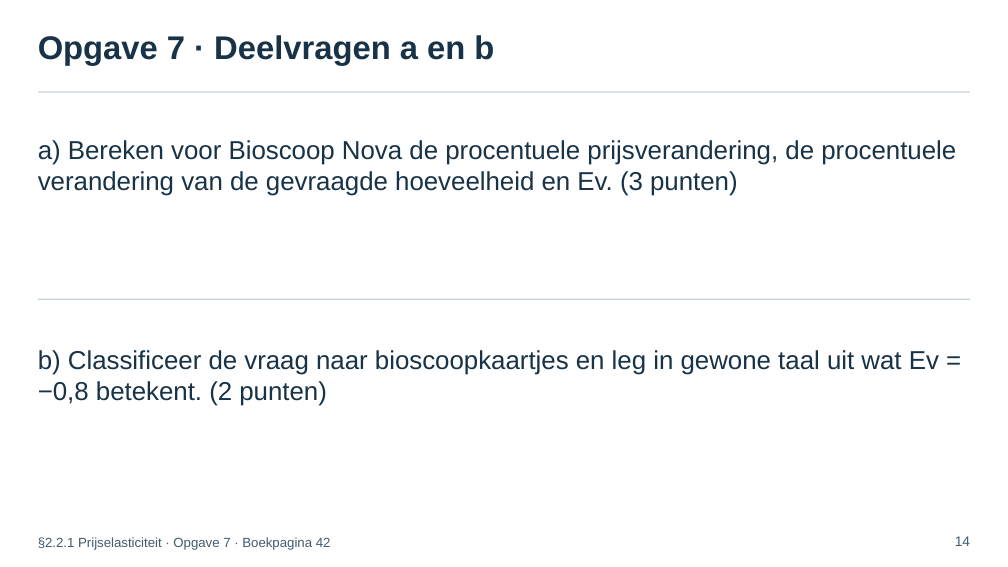
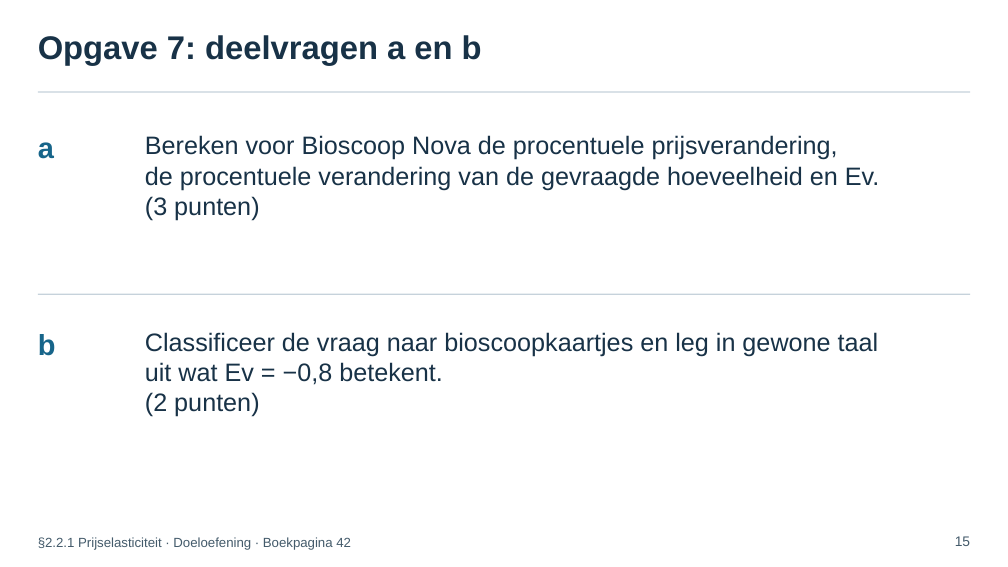
Before and after one commit to meijer1973/4veco-lessen, a slide deck: slide 15 of Boek 2 - Kosten, opbrengsten, elasticiteit en surplus/edities/chat-2026/bronnen/H2/paragrafen/2.2.1 Prijselasticiteit/2.2.1 Prijselasticiteit – presentatie.pptx (slide 14 before the commit). Drawn at 1008x567 pixels with LibreOffice and Linux fonts; fonts in the diff are those of the drawing. Boxes give left, top, right and bottom in pixels: in the first picture for what was removed or moved away, otherwise in the second. Text is boxed around its words. In the diff, an @@ line names an element or a change of style, - is before the commit and + after.

```diff
--- a/Boek 2 - Kosten, opbrengsten, elasticiteit en surplus/edities/chat-2026/bronnen/H2/paragrafen/2.2.1 Prijselasticiteit/2.2.1 Prijselasticiteit – presentatie.pptx
+++ b/Boek 2 - Kosten, opbrengsten, elasticiteit en surplus/edities/chat-2026/bronnen/H2/paragrafen/2.2.1 Prijselasticiteit/2.2.1 Prijselasticiteit – presentatie.pptx
@@ text at (x1=38, y1=35, x2=482, y2=66): text changed @@
-Opgave 7 · Deelvragen a en b
+Opgave 7: deelvragen a en b
@@ text added at (x1=38, y1=142, x2=54, y2=159), 34.5 pt, text #17658A, bold @@
+a
@@ text at (x1=145, y1=135, x2=879, y2=221): text changed; size 30.8 to 30 pt @@
-a) Bereken voor Bioscoop Nova de procentuele prijsverandering, de procentuele verandering van de gevraagde hoeveelheid en Ev. (3 punten)
+Bereken voor Bioscoop Nova de procentuele prijsverandering,
+de procentuele verandering van de gevraagde hoeveelheid en Ev.
+(3 punten)
@@ line moved from (37, 299) - (970, 299) to (37, 294) - (970, 294) @@
@@ text added at (x1=38, y1=334, x2=56, y2=356), 34.5 pt, text #17658A, bold @@
+b
@@ text at (x1=145, y1=332, x2=879, y2=417): text changed; size 30.8 to 30 pt @@
-b) Classificeer de vraag naar bioscoopkaartjes en leg in gewone taal uit wat Ev = −0,8 betekent. (2 punten)
+Classificeer de vraag naar bioscoopkaartjes en leg in gewone taal
+uit wat Ev = −0,8 betekent.
+(2 punten)
@@ text at (x1=38, y1=537, x2=351, y2=550): text changed @@
-§2.2.1 Prijselasticiteit · Opgave 7 · Boekpagina 42
+§2.2.1 Prijselasticiteit · Doeloefening · Boekpagina 42
@@ text at (x1=955, y1=536, x2=970, y2=546): text changed @@
-14
+15
```
Also in this commit, not shown: 15 other slides changed, 8 slides added, 6 slides removed, 12 other files.
